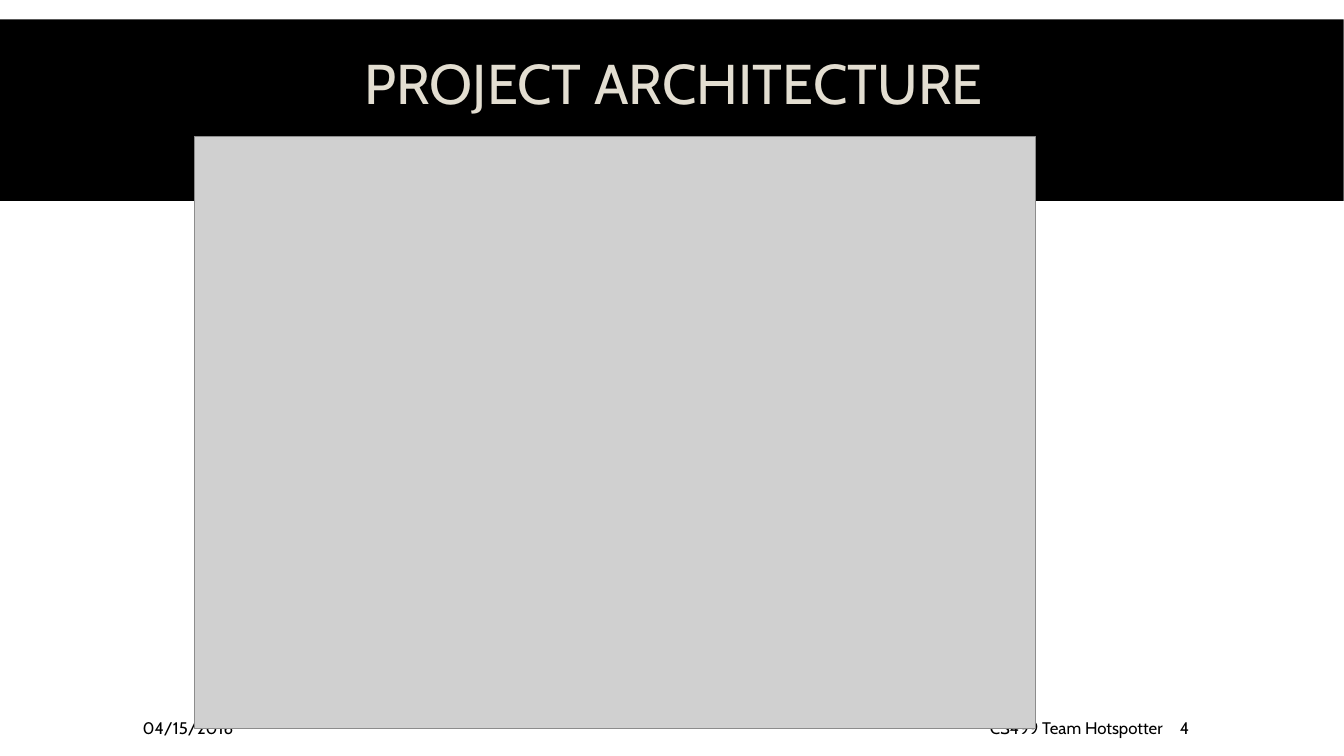
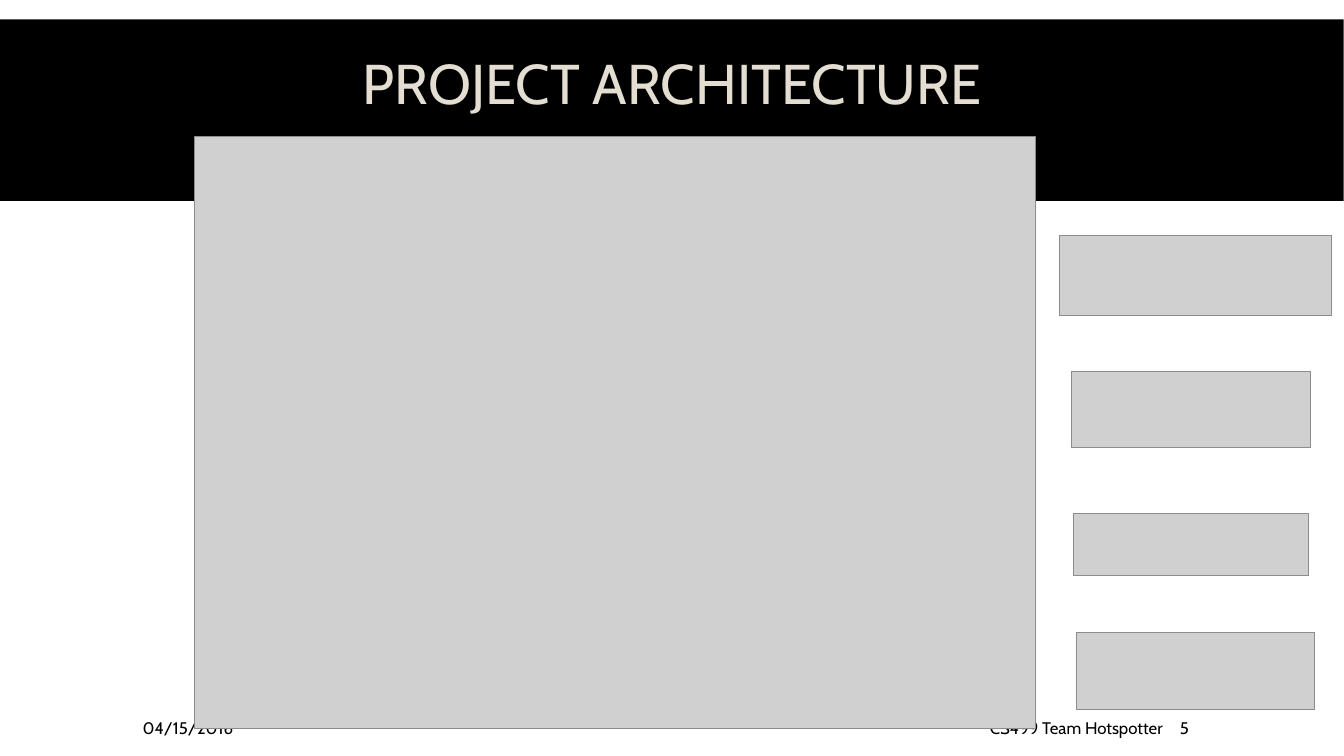
Before and after one commit to spesmit/hotspotter, a slide deck: slide 5 of Documentation/Presentations/CS499 Final Presentation.pptx (slide 4 before the commit). Drawn at 1344x756 pixels with LibreOffice and Linux fonts; fonts in the diff are those of the drawing; grey boxes stand for pictures; background and template pictures are left out. Boxes give left, top, right and bottom in pixels: in the first picture for what was removed or moved away, otherwise in the second. Text is boxed around its words. In the diff, an @@ line names an element or a change of style, - is before the commit and + after.

```diff
--- a/Documentation/Presentations/CS499 Final Presentation.pptx
+++ b/Documentation/Presentations/CS499 Final Presentation.pptx
@@ picture added at (x1=1060, y1=236, x2=1331, y2=316) @@
@@ picture added at (x1=1071, y1=372, x2=1311, y2=448) @@
@@ picture added at (x1=1073, y1=513, x2=1309, y2=576) @@
@@ picture added at (x1=1076, y1=632, x2=1315, y2=710) @@
@@ page number at (x1=1180, y1=722, x2=1189, y2=735): text changed @@
-4
+5
```
Also in this commit, not shown: 7 other slides changed.
